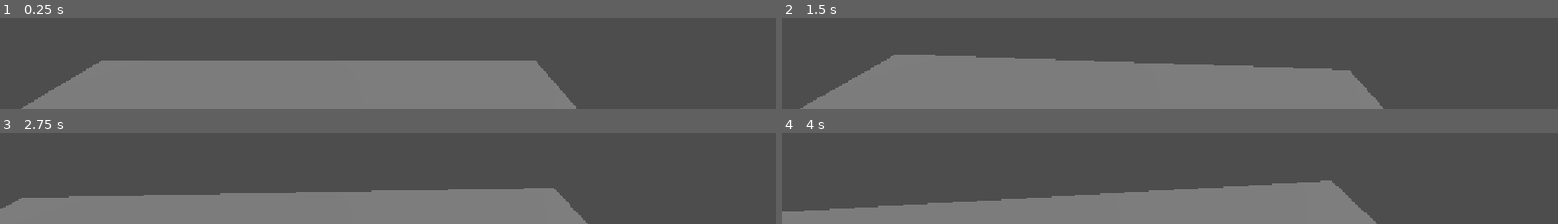
Above: before the commit, frames 1-4 (two rows, left to right).
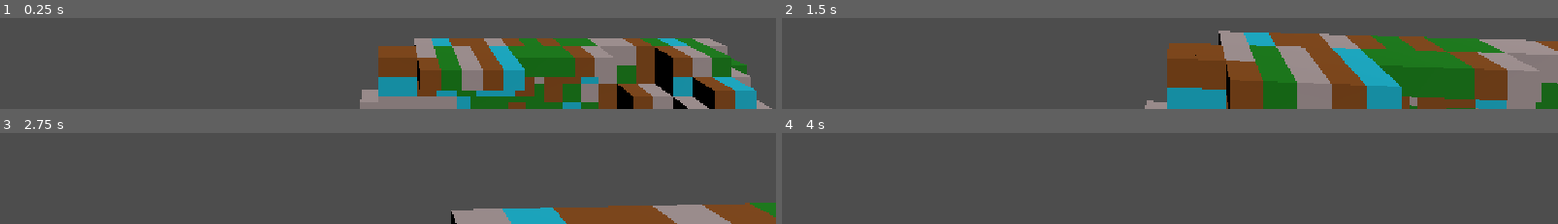
Above: after the commit, the same moments.

Repository: molnara/VoxelSandbox
Game: Godot game, scene res://world.tscn
Same seed, same stepped clock (60 frames per second), same inputs: the game is played once before the commit and once after it.
Inputs (mouse positions are in pixels of both pictures, inside the frame that each line leads up to):
- Up to frame 1 (0.25 s): no input
- Up to frame 2 (1.5 s): tap Enter (ui_accept) at 0.5, 0.77 s; move the mouse to (outside the picture) at 0.52 s; hold Up (ui_up) from 0.53 s (still down); tap F (flying) at 0.6, 1.35 s; move the mouse to (outside the picture) at 1.27 s
- Up to frame 3 (2.75 s): keep holding Up (ui_up); tap Enter (ui_accept) at 1.52 s; move the mouse to (outside the picture) at 2.02 s; tap F (flying) at 2.1 s
- Up to frame 4 (4 s): keep holding Up (ui_up); move the mouse to (outside the picture) at 2.77 s; tap F (flying) at 2.85, 3.6 s; tap Enter (ui_accept) at 3.02, 3.77 s; move the mouse to (outside the picture) at 3.52 s

The runs differ from the first frame. In frame 1, 56% of the frame differs, in the area x 2-100%, y 22-100%; in frame 2, 61%, in the area x 2-100%, y 13-100%; in frame 3, 30%; in frame 4, 23%.

Commit message:
Switched from blocks from CSGBox instance to MultiMeshInstance3D for GPU instancing https://www.youtube.com/watch?v=82gZT9MIXXY

Diff:
--- a/player.gd
+++ b/player.gd
@@ -4,7 +4,7 @@
 @onready var head: Node3D = $Head
 @onready var eye_camera: Camera3D = $Head/EyeCamera
 
-var flying: bool = false
+var flying: bool = true
 
 const SPEED = 5.0
 const JUMP_VELOCITY = 4.5
--- a/world.gd
+++ b/world.gd
@@ -2,9 +2,12 @@
 
 @export var world_size: Vector3 = Vector3(16, 16, 16)
 @export_range(-1, 1) var cut_off: float = 0.5
-@onready var default_cube: CSGBox3D = $DefaultCube
+@export var colors: Array[Color]
+
+@onready var multi_mesh_instance: MultiMeshInstance3D = $MultiMeshInstance3D
 
 var cubes: int = 0
+var data: Array[Vector3] = []
 
 func _ready() -> void:
 	Performance.add_custom_monitor("game/cubes", func(): return cubes)
@@ -19,15 +22,17 @@
 			for y in range(world_size.y):
 				var random = random_generator.get_noise_3d(x, y, z)
 				if random > cut_off:
-					var new_cube = default_cube.duplicate()
-					new_cube.position = Vector3(x, y, z)
-					add_child(new_cube)
-					cubes += 1
+					data.append(Vector3(x, y, z))
+
+	multi_mesh_instance.multimesh.instance_count = data.size()
+	cubes = data.size()
+	for i in range(multi_mesh_instance.multimesh.instance_count):
+		multi_mesh_instance.multimesh.set_instance_transform(i, Transform3D(Basis(), data[i]))
+		multi_mesh_instance.multimesh.set_instance_color(i, colors[randf() * colors.size()])
 
 	var end_time = Time.get_ticks_usec()
 	var gen_time = (end_time - start_time) / 1000000.0
 	print_debug("Blocks in world: %s\n Gen Time: %s" % [cubes, gen_time])
-	remove_child(default_cube)
 
 func _unhandled_input(event: InputEvent) -> void:
 	if event.is_action_pressed("ui_cancel"):
--- a/world.tscn
+++ b/world.tscn
@@ -6,8 +6,22 @@
 [sub_resource type="StandardMaterial3D" id="StandardMaterial3D_giaiw"]
 albedo_color = Color(0.14117648, 0.93333334, 0.18039216, 1)
 
+[sub_resource type="StandardMaterial3D" id="StandardMaterial3D_0ka8l"]
+vertex_color_use_as_albedo = true
+
+[sub_resource type="BoxMesh" id="BoxMesh_vjk3b"]
+material = SubResource("StandardMaterial3D_0ka8l")
+
+[sub_resource type="MultiMesh" id="MultiMesh_giaiw"]
+transform_format = 1
+use_colors = true
+mesh = SubResource("BoxMesh_vjk3b")
+
 [node name="World" type="Node3D" unique_id=756835798]
 script = ExtResource("1_f3sb7")
+world_size = Vector3(128, 32, 128)
+cut_off = 0.30000000000000004
+colors = Array[Color]([Color(0, 0.5176471, 0, 1), Color(0.6806449, 0.61666536, 0.6171363, 1), Color(0, 0.7294118, 0.8392157, 1), Color(0.5415435, 0.28871372, 0, 1)])
 
 [node name="DefaultCube" type="CSGBox3D" parent="." unique_id=1696944020]
 use_collision = true
@@ -22,6 +36,5 @@
 [node name="Player" parent="." unique_id=851942102 instance=ExtResource("2_fj7yv")]
 transform = Transform3D(1, 0, 0, 0, 1, 0, 0, 0, 1, 16, 40, 16)
 
-[node name="Ground" type="CSGBox3D" parent="." unique_id=71398117]
-transform = Transform3D(100, 0, 0, 0, 1, 0, 0, 0, 100, 0, 0, 0)
-use_collision = true
+[node name="MultiMeshInstance3D" type="MultiMeshInstance3D" parent="." unique_id=468735930]
+multimesh = SubResource("MultiMesh_giaiw")
